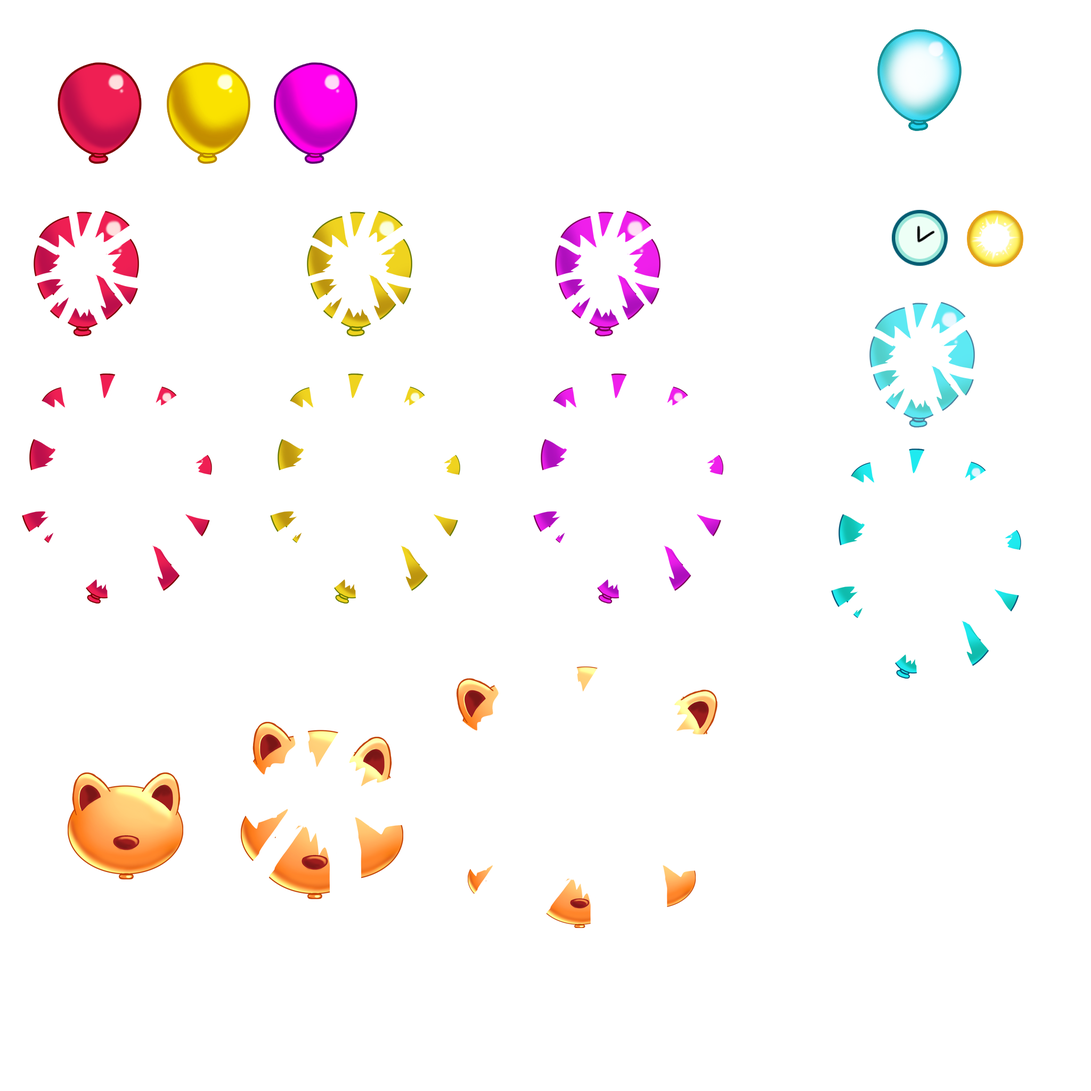
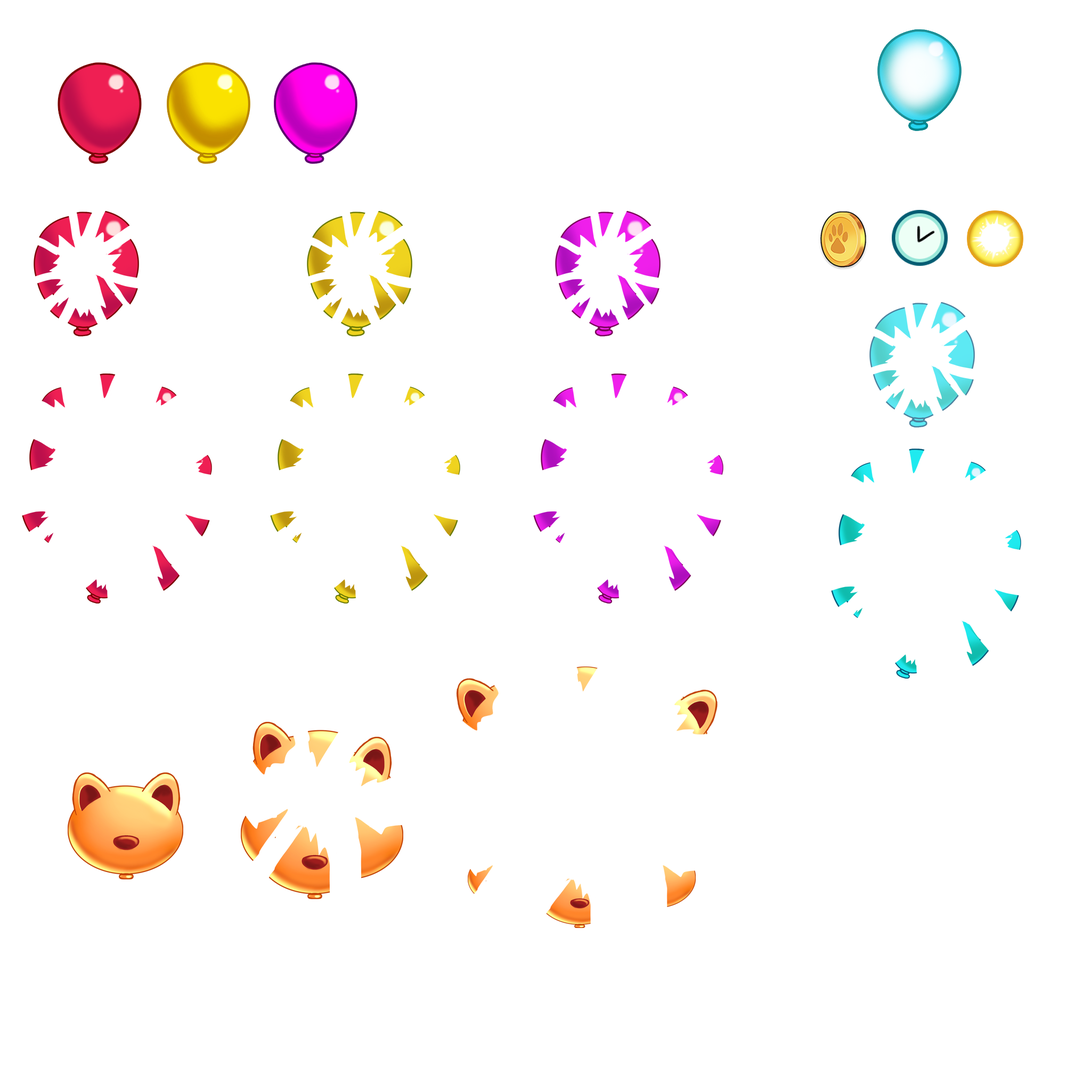
Before/after of a (1091, 1091) layered artwork. What changed in the layer stack:
added layer "Coin" above "Layer 2 copy 11" over (819, 211, 869, 270)
